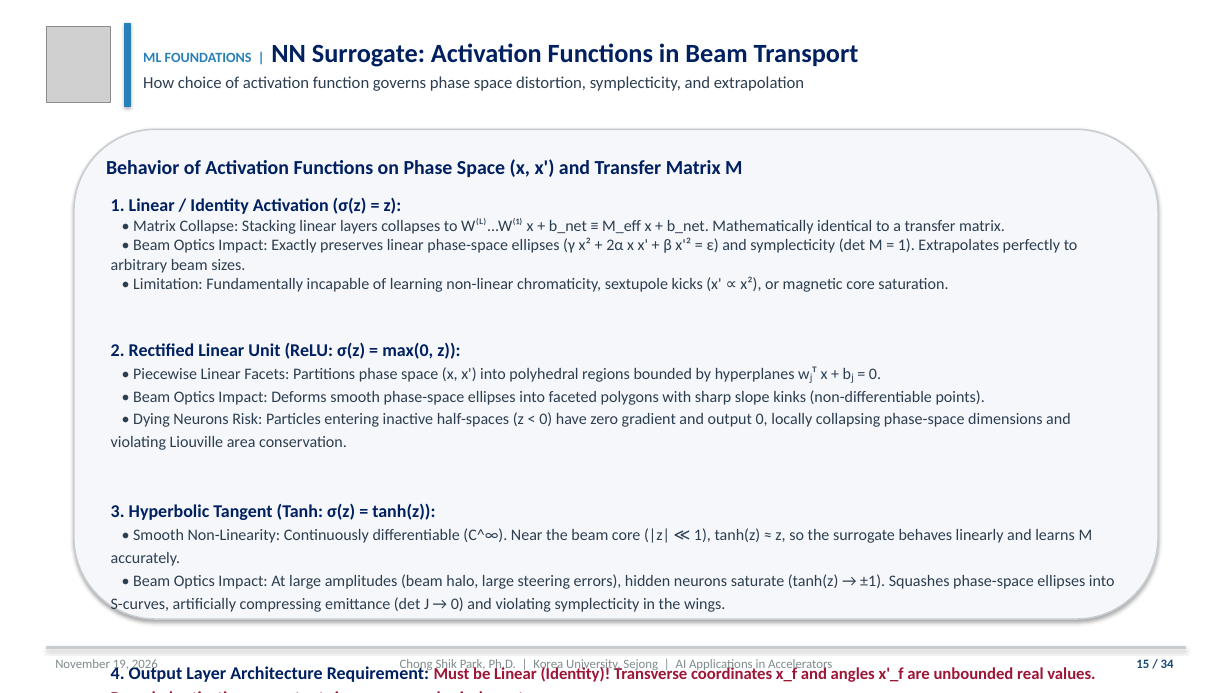
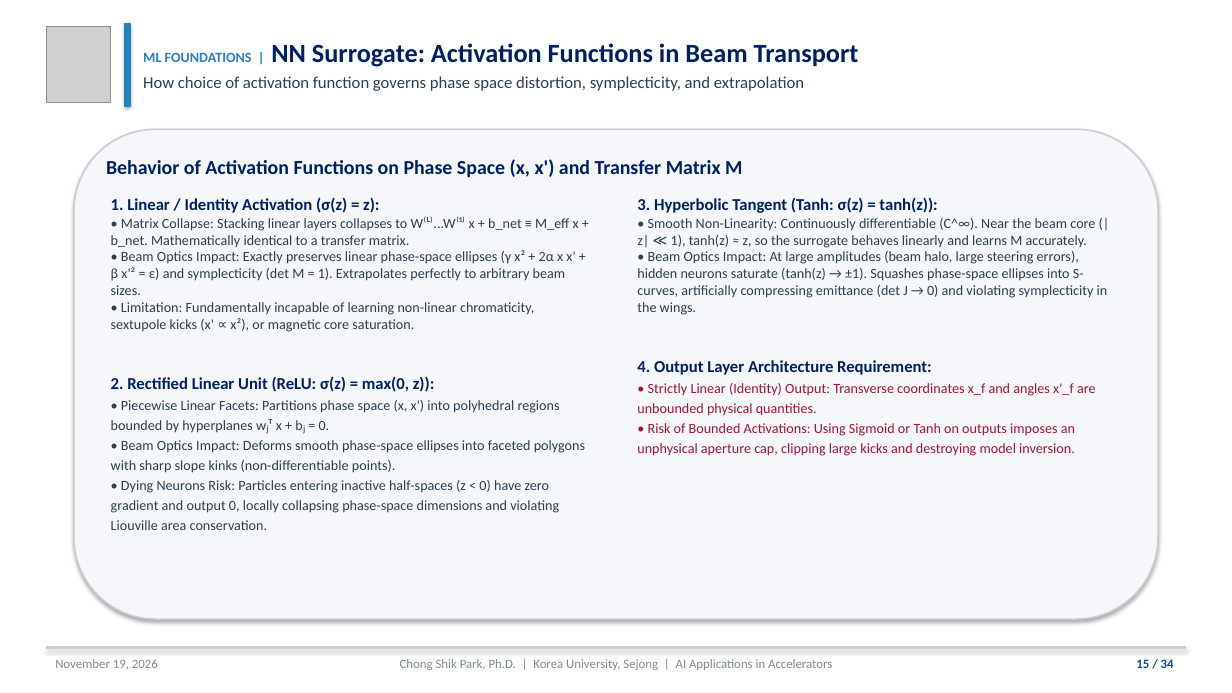
Before and after one commit to cspark7701/ai4acc-mini-hackathon, a slide deck: slide 15 of presentations/Lecture_1_AI_ML_Foundations_and_Control_Slides.pptx. Drawn at 1232x693 pixels with LibreOffice and Linux fonts; fonts in the diff are those of the drawing; grey boxes stand for pictures. Boxes give left, top, right and bottom in pixels: in the first picture for what was removed or moved away, otherwise in the second. Text is boxed around its words. In the diff, an @@ line names an element or a change of style, - is before the commit and + after.

```diff
--- a/presentations/Lecture_1_AI_ML_Foundations_and_Control_Slides.pptx
+++ b/presentations/Lecture_1_AI_ML_Foundations_and_Control_Slides.pptx
@@ text "1. Linear / Identity Activation ..." at bbox=[111, 197, 585, 530]: size 14 to 13 pt in "1. Linear / Identity Activation (σ(z) = ...", "2. Rectified Linear Unit (ReLU: σ(z) = ..."; size 12.5 to 11 pt @@
@@ text added at bbox=[637, 197, 1108, 456], 11 pt, text #2C3E50 @@
+3. Hyperbolic Tangent (Tanh: σ(z) = tanh(z)):
+• Smooth Non-Linearity: Continuously differentiable (C^∞). Near the beam core (|z| ≪ 1), tanh(z) ≈ z, so the surrogate behaves linearly and learns M accurately.
+• Beam Optics Impact: At large amplitudes (beam halo, large steering errors), hidden neurons saturate (tanh(z) → ±1). Squashes phase-space ellipses into S-curves, artificially compressing emittance (det J → 0) and violating symplecticity in the wings.
+4. Output Layer Architecture Requirement:
+• Strictly Linear (Identity) Output: Transverse coordinates x_f and angles x'_f are unbounded physical quantities.
+• Risk of Bounded Activations: Using Sigmoid or Tanh on outputs imposes an unphysical aperture cap, clipping large kicks and destroying model inversion.
@@ text at bbox=[111, 504, 1115, 682]: paragraphs removed @@
-3. Hyperbolic Tangent (Tanh: σ(z) = tanh(z)):
-• Smooth Non-Linearity: Continuously differentiable (C^∞). Near the beam core (|z| ≪ 1), tanh(z) ≈ z, so the surrogate behaves linearly and learns M accurately.
-• Beam Optics Impact: At large amplitudes (beam halo, large steering errors), hidden neurons saturate (tanh(z) → ±1). Squashes phase-space ellipses into S-curves, artificially compressing emittance (det J → 0) and violating symplecticity in the wings.
-4. Output Layer Architecture Requirement: Must be Linear (Identity)! Transverse coordinates x_f and angles x'_f are unbounded real values. Bounded activations on outputs impose an unphysical aperture cap.
```
Also in this commit, not shown: 6 other slides changed, 6 other files.
